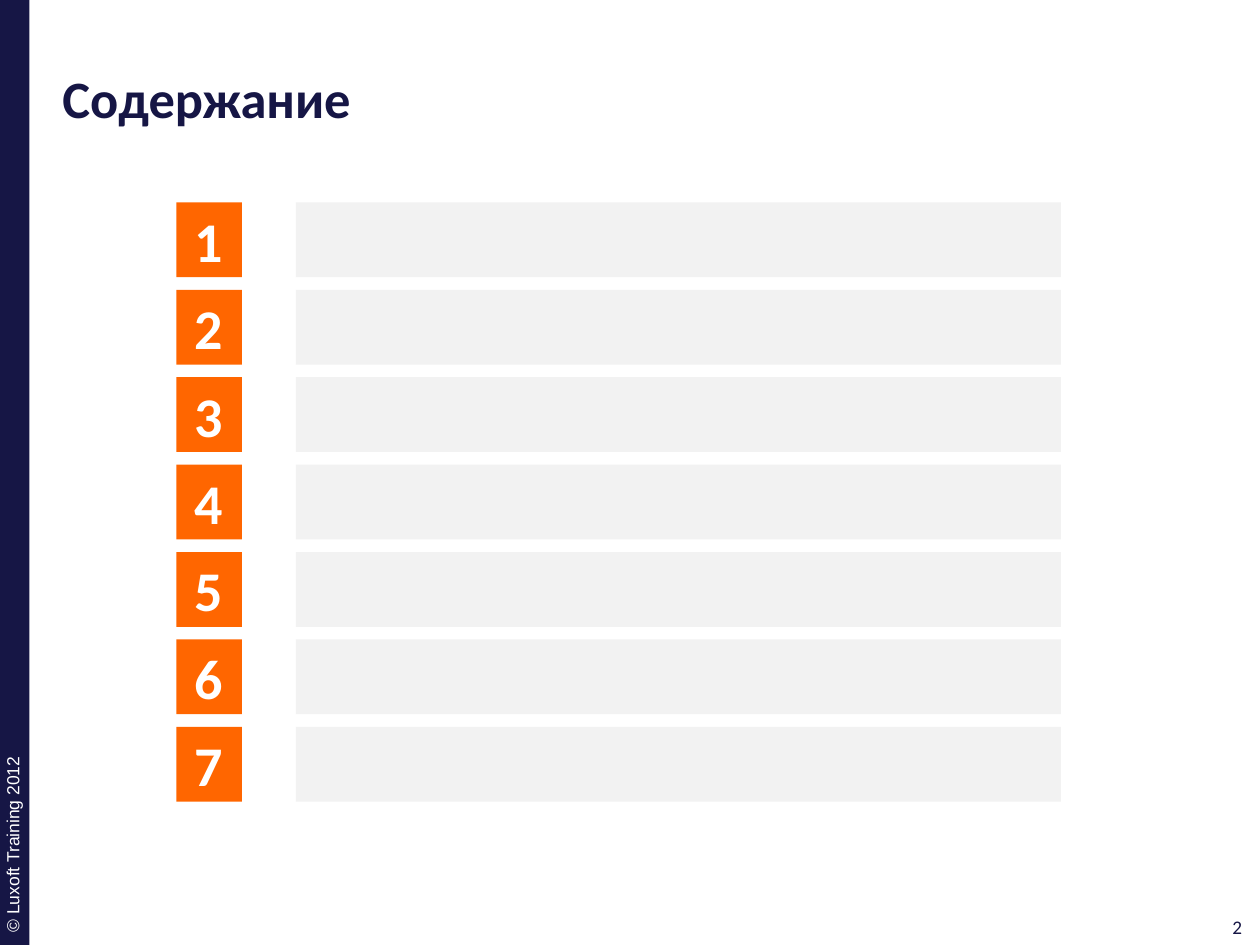
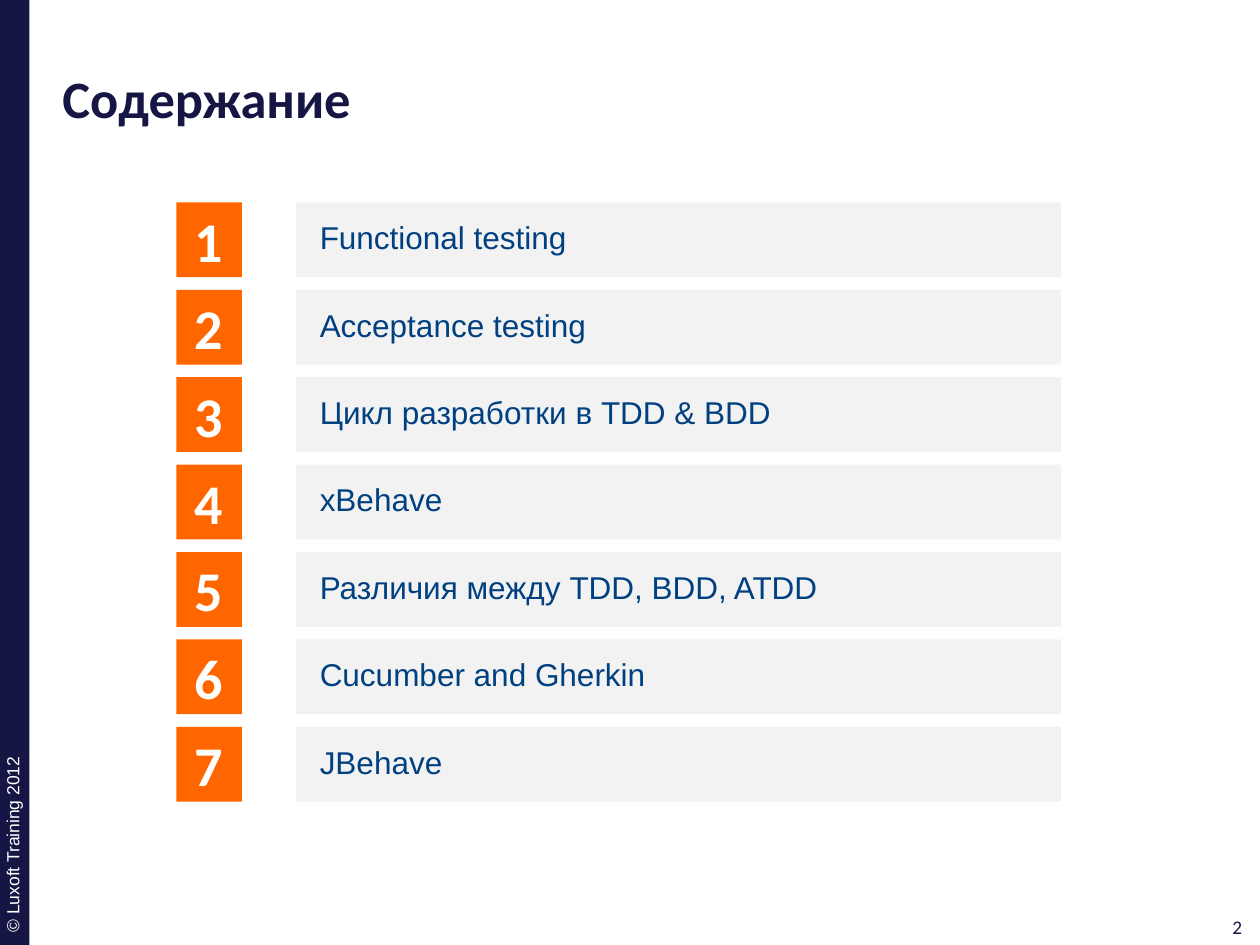
Before and after one commit to ivan-dyachenko/Trainings, a slide deck: slide 2 of Test Driven Development/materials/pptx/8. TDD-Acceptance-Testing.pptx. Drawn at 1260x945 pixels with LibreOffice and Linux fonts; fonts in the diff are those of the drawing; background and template pictures are left out. Boxes give left, top, right and bottom in pixels: in the first picture for what was removed or moved away, otherwise in the second. Text is boxed around its words. In the diff, an @@ line names an element or a change of style, - is before the commit and + after.

Commit message:
finishing tdd-acceptance-testing

```diff
--- a/Test Driven Development/materials/pptx/8. TDD-Acceptance-Testing.pptx
+++ b/Test Driven Development/materials/pptx/8. TDD-Acceptance-Testing.pptx
@@ text in rectangle at box(320, 226, 567, 255): text added @@
+Functional testing
@@ text in rectangle at box(320, 314, 586, 343): text added @@
+Acceptance testing
@@ text in rectangle at box(320, 401, 770, 430): text added @@
+Цикл разработки в TDD & BDD
@@ text in rectangle at box(320, 488, 443, 512): text added @@
+xBehave
@@ text in rectangle at box(320, 577, 817, 605): text added @@
+Различия между TDD, BDD, ATDD
@@ text in rectangle at box(320, 663, 645, 687): text added @@
+Cucumber and Gherkin
@@ text in rectangle at box(320, 751, 443, 775): text added @@
+JBehave
```
Also in this commit, not shown: 1 other slide changed, 10 slides added, 1 slide removed, 1 other file.
